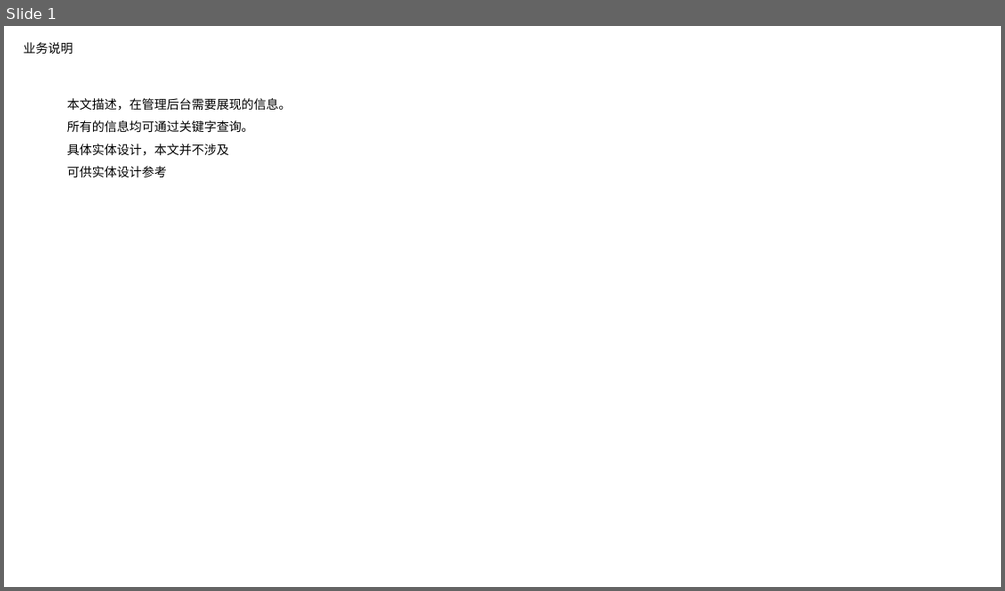
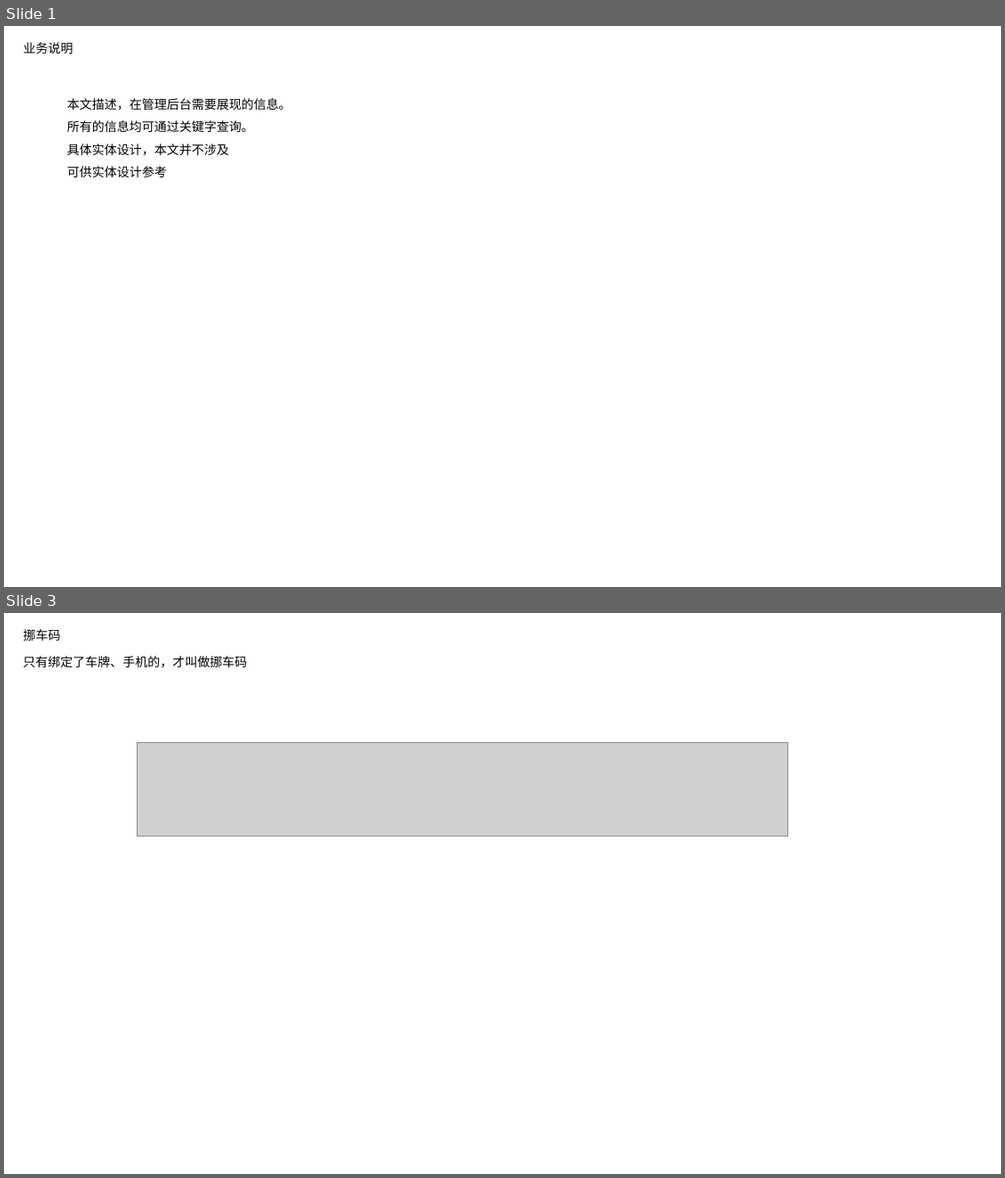
Before and after one commit to nixiaobing/kindpetro, a slide deck: product/扫码挪车/挪车产品设计-admin-陆陆畅版本.pptx. Shown one above the other, each under a label of ours: slide 1 before the commit, slides 1 and 3 after it; the slides between them are not shown. The pictures are 1005x591 and 1005x1178 pixels, drawn with LibreOffice and Linux fonts; fonts in the diff are those of the drawing; grey boxes stand for pictures. Boxes give left, top, right and bottom in pixels: in the first picture for what was removed or moved away, otherwise in the second. Text is boxed around its words. In the diff, an @@ line names an element or a change of style, - is before the commit and + after.

```diff
--- a/product/扫码挪车/挪车产品设计-admin-陆陆畅版本.pptx
+++ b/product/扫码挪车/挪车产品设计-admin-陆陆畅版本.pptx
@@ slide 3 added at (x1=4, y1=613, x2=1001, y2=1174), background #FFFFFF @@
@@ title added at (x1=24, y1=629, x2=61, y2=641), 12 pt, text #000000 @@
+挪车码
@@ text added at (x1=23, y1=656, x2=247, y2=668), 12 pt, text #000000 @@
+只有绑定了车牌、手机的，才叫做挪车码
@@ picture added at (x1=138, y1=742, x2=788, y2=836) @@
```
Also in this commit, not shown: 3 slides changed, 1 other slide added, 1 slide removed, 2 other files.
